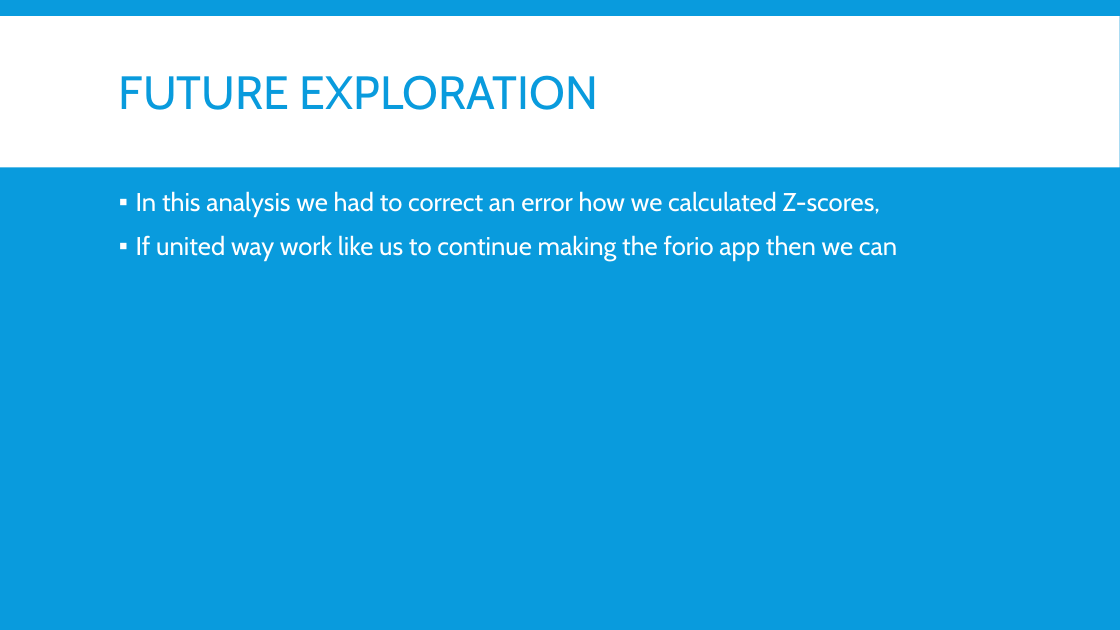
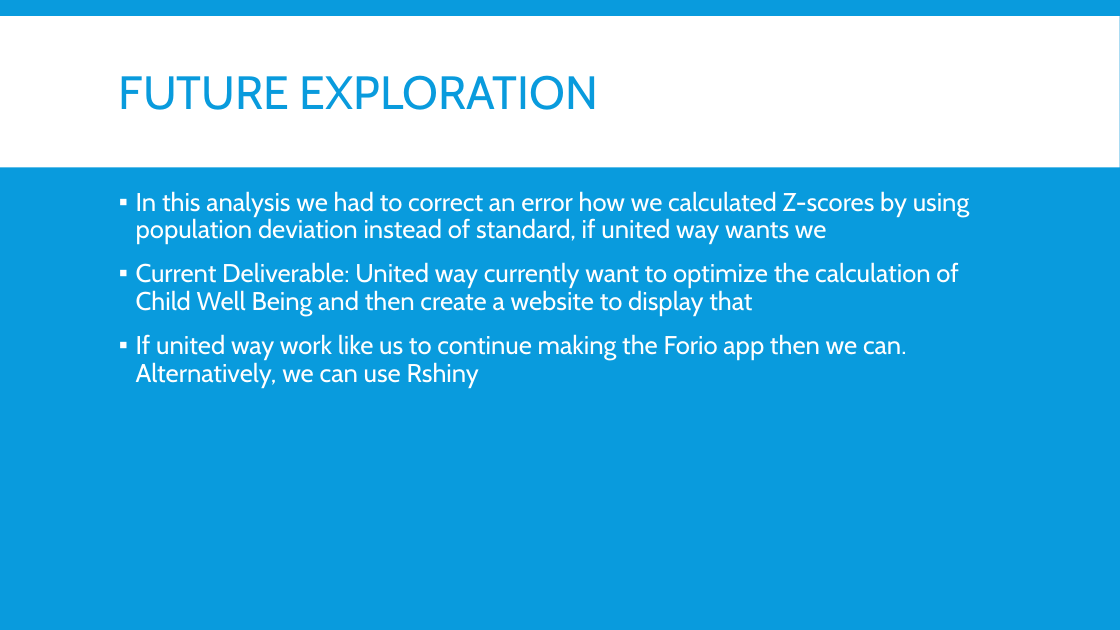
Before and after one commit to mlane3/unitedway, a slide deck: slide 14 of United Way.pptx (slide 11 before the commit). Drawn at 1120x630 pixels with LibreOffice and Linux fonts; fonts in the diff are those of the drawing. Boxes give left, top, right and bottom in pixels: in the first picture for what was removed or moved away, otherwise in the second. Text is boxed around its words. In the diff, an @@ line names an element or a change of style, - is before the commit and + after.

```diff
--- a/United Way.pptx
+++ b/United Way.pptx
@@ text at bbox=[136, 191, 970, 388]: text changed @@
-▪ In this analysis we had to correct an error how we calculated Z-scores,
-▪ If united way work like us to continue making the forio app then we can
+▪ In this analysis we had to correct an error how we calculated Z-scores by using population deviation instead of standard, if united way wants we
+▪ Current Deliverable: United way currently want to optimize the calculation of Child Well Being and then create a website to display that
+▪ If united way work like us to continue making the Forio app then we can. Alternatively, we can use Rshiny
```
Also in this commit, not shown: 4 other slides changed, 3 slides added, 2 slides removed.
